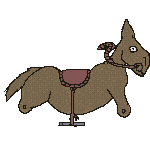
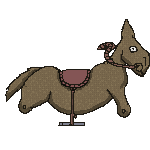
Revision of a layered (150, 150) image; what changed, layer by layer:
added group "wood-horse" with 4 layers above "Bike" over [4, 54, 147, 127]
moved "Layer 6" into group "wood-horse", painted on it over [4, 54, 147, 127]
moved "Layer 8" into group "wood-horse" over [7, 54, 147, 116]
moved "Layer 7" into group "wood-horse", painted on it over [7, 54, 147, 125]
